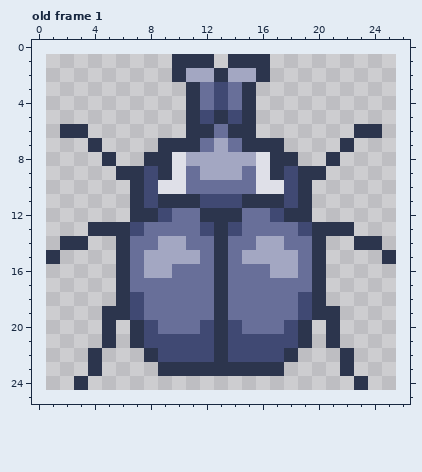
File history of a pixel-art file, ChampJam/Assets/Sprites/rhinobeetle1.aseprite. The first picture shows the starting point.
25x24 pixels, 1 frame. Shown: old frame 1. The old version is drawn lined up with the new one, on the new canvas. The commit also changed other frames, which this record leaves out.
After the commit:
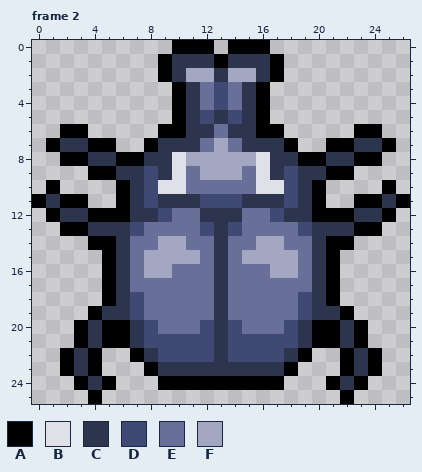
Palette (. is transparent): A #000000  B #dfe0e8  C #2c354d  D #404973  E #686f99  F #a3a7c2
A new or re-ordered frame is compared with the old frame closest to it.
Difference:
canvas 25x24 -> 27x26, the old top-left corner now at 1,1
frames 1 -> 2
Frame 2 is new; against old frame 1:
y 0: x 10..12 ... -> AAA; x 14..16 ... -> AAA
y 1: x 9 . -> A; x 13 . -> A; x 17 . -> A
y 2: x 9 . -> A; x 17 . -> A
y 3..5: x 10 . -> A; x 16 . -> A
y 6: x 2..3 CC -> AA; x 9..10 .. -> AA; x 16..17 .. -> AA; x 23..24 CC -> AA
y 7: x 1..5 ...C. -> ACCAA; x 8 . -> A; x 18 . -> A; x 21..25 .C... -> AACCA
y 8: x 2..4 ... -> AAC; x 6..7 .. -> AA; x 19..20 .. -> AA; x 22..24 ... -> CAA
y 9: x 4..5 .. -> AA; x 21..22 .. -> AA
y 10: x 1 . -> A; x 6 . -> A; x 20 . -> A; x 25 . -> A
y 11: x 0..3 .... -> ACAA; x 6 . -> A; x 20 . -> A; x 23..26 .... -> AACA
y 12: x 1..6 ...... -> ACCAAA; x 20..25 ...... -> AAACCA
y 13: x 2..3 .. -> AA; x 23..24 .. -> AA
y 14: x 2..5 CC.. -> ..AA; x 21..24 ..CC -> AA..
y 15: x 1 C -> .; x 5 . -> A; x 21 . -> A; x 25 C -> .
y 16..18: x 5 . -> A; x 21 . -> A
y 19: x 4 . -> A; x 22 . -> A
y 20..21: x 3..6 ..C. -> ACAA; x 20..23 .C.. -> AACA
y 22: x 2..4 ..C -> ACA; x 7 . -> A; x 19 . -> A; x 22..24 C.. -> ACA
y 23: x 2..4 ..C -> ACA; x 8 . -> A; x 18 . -> A; x 22..24 C.. -> ACA
y 24: x 3..5 C.. -> ACA; x 9..17 ......... -> AAAAAAAAA; x 21..23 ..C -> ACA
y 25: x 4 . -> A; x 22 . -> A
Pixel boxes of the changes (left, top, right, bottom) in both pictures:
changed: (32, 40, 410, 404)
